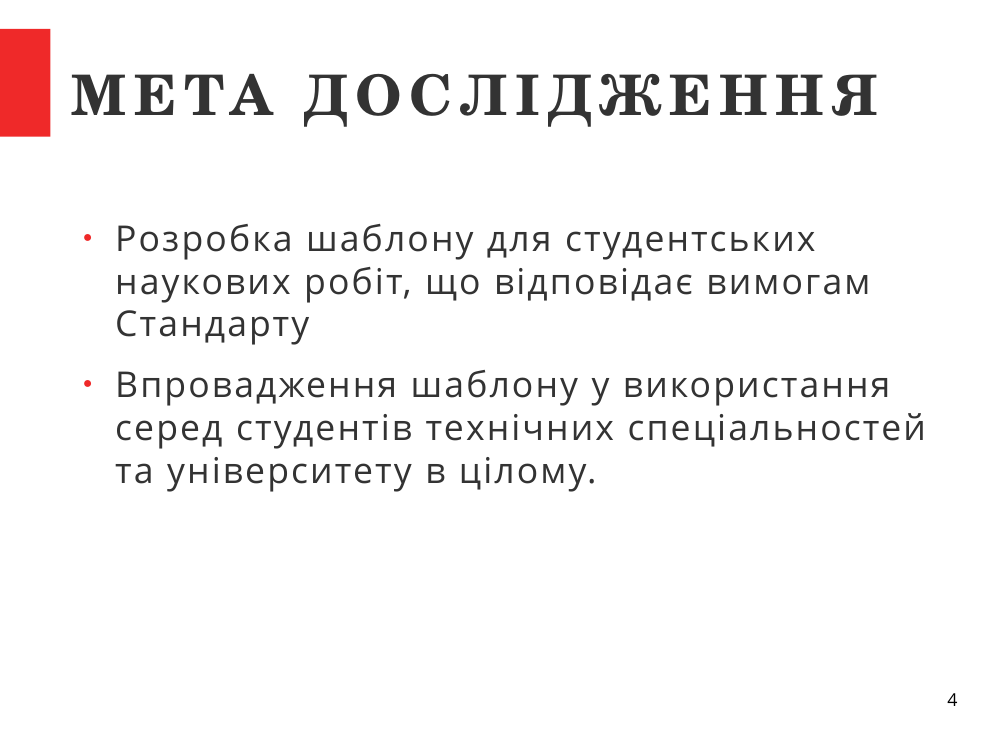
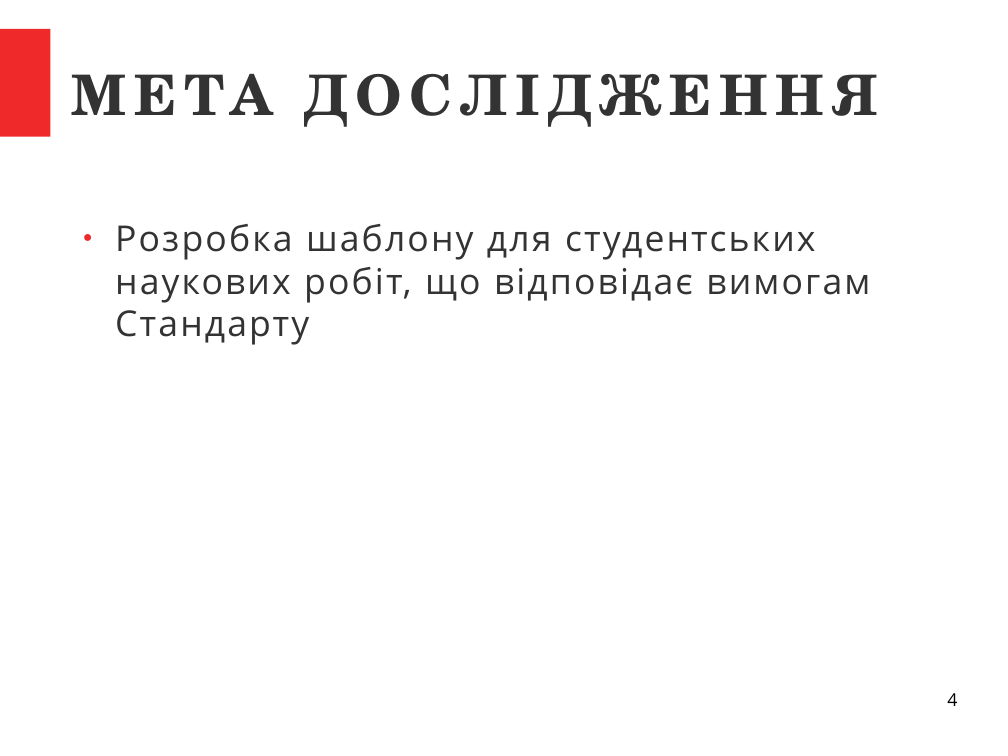
Before and after one commit to sen-den/latex-template, a slide deck: slide 4 of LaTeX - final work present.odp. Drawn at 1008x756 pixels with LibreOffice and Linux fonts; fonts in the diff are those of the drawing. Boxes give left, top, right and bottom in pixels: in the first picture for what was removed or moved away, otherwise in the second. Text is boxed around its words. In the diff, an @@ line names an element or a change of style, - is before the commit and + after.

```diff
--- a/LaTeX - final work present.odp
+++ b/LaTeX - final work present.odp
@@ text at [115,370,926,492]: paragraph removed @@
-● Впровадження шаблону у використання серед студентів технічних спеціальностей та університету в цілому.
```
Also in this commit, not shown: 4 other slides changed, 4 slides added, 3 slides removed, 1 other file.
